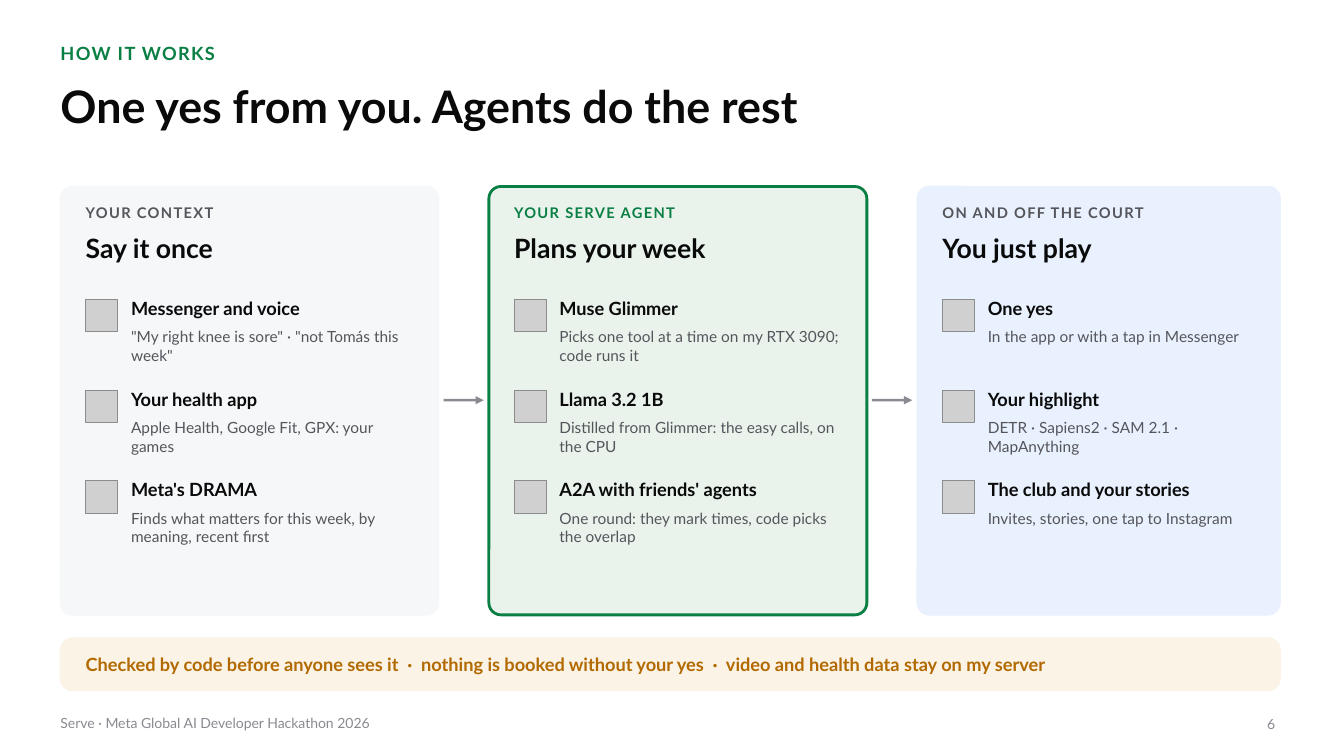
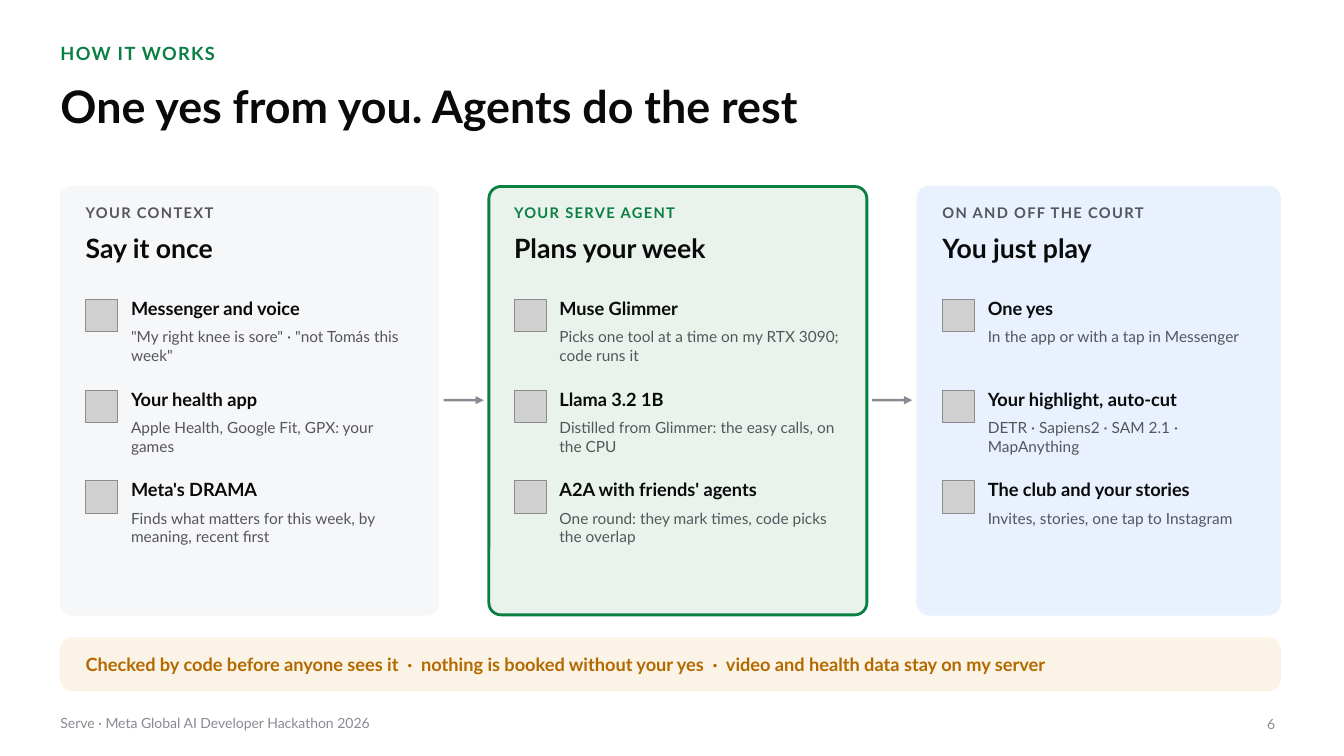
Before and after one commit to gino6178/serve-meta-hackathon, a slide deck: slide 6 of video/deck/Serve_Meta_deck.pptx. Drawn at 1344x756 pixels with LibreOffice and Linux fonts; fonts in the diff are those of the drawing; grey boxes stand for pictures. Boxes give left, top, right and bottom in pixels: in the first picture for what was removed or moved away, otherwise in the second. Text is boxed around its words. In the diff, an @@ line names an element or a change of style, - is before the commit and + after.

```diff
--- a/video/deck/Serve_Meta_deck.pptx
+++ b/video/deck/Serve_Meta_deck.pptx
@@ text at <box>988,392,1177,410</box>: text changed @@
-Your highlight
+Your highlight, auto-cut
```
Also in this commit, not shown: 9 other slides changed, 4 other files.
